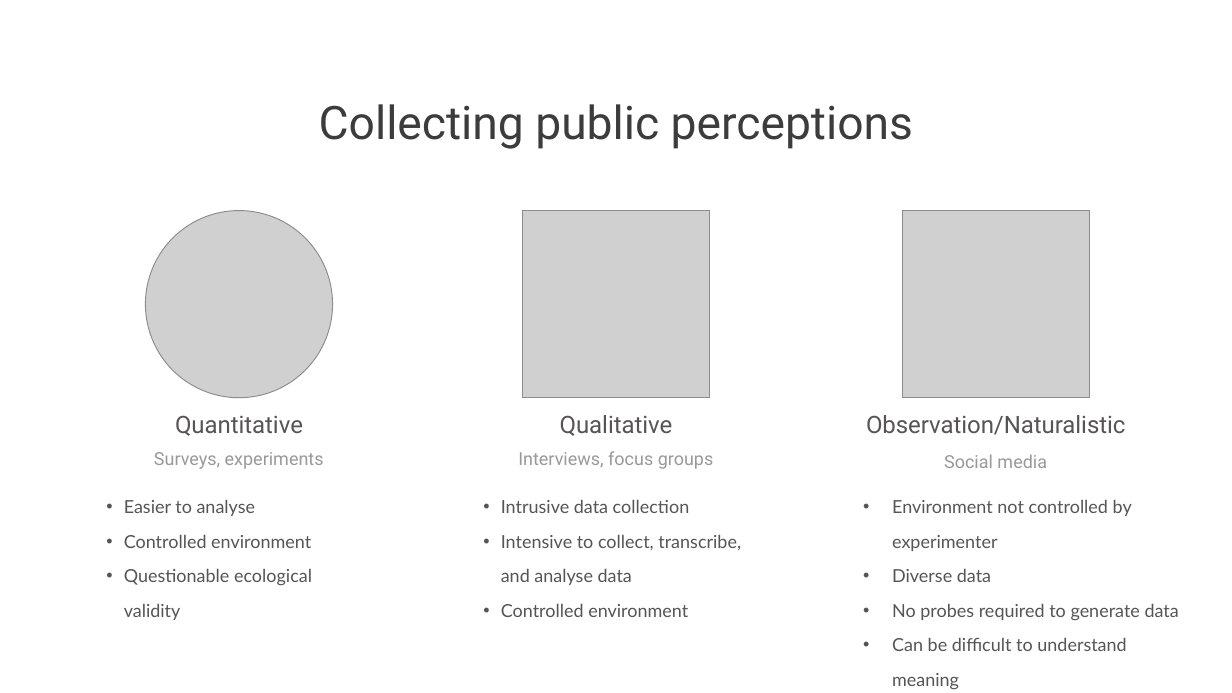
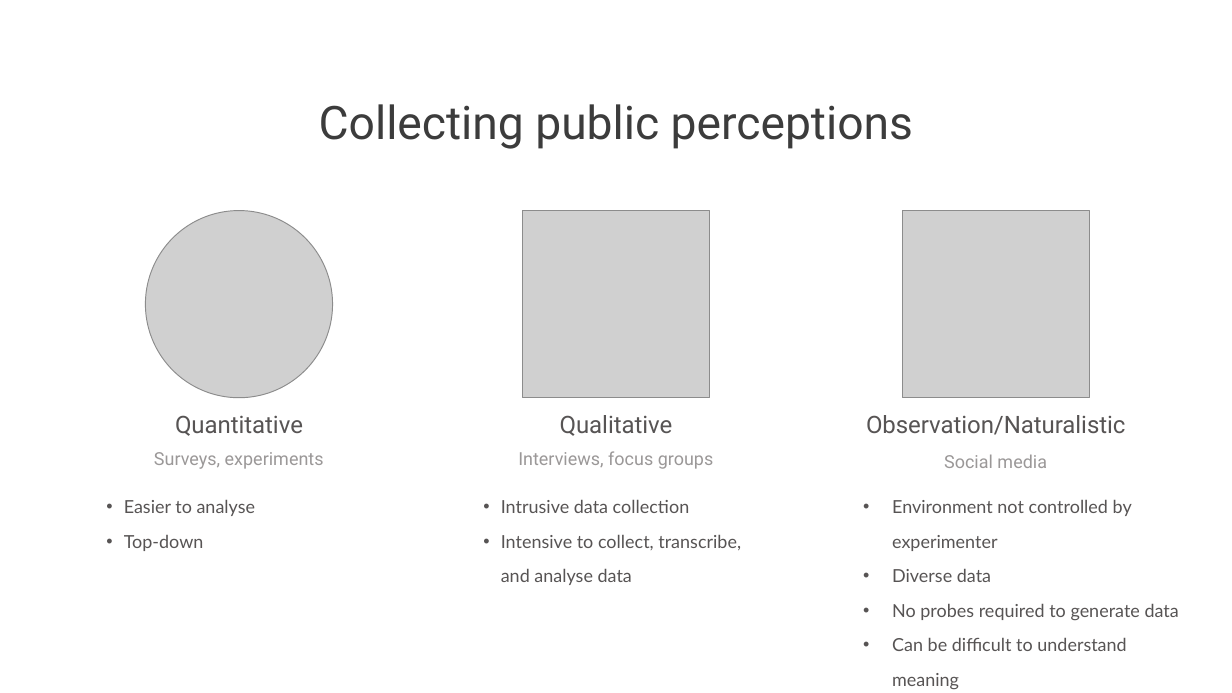
Before and after one commit to matt-lab/matt-lab.github.io, a slide deck: slide 6 of assets/presentations/data2019.pptx. Drawn at 1232x693 pixels with LibreOffice and Linux fonts; fonts in the diff are those of the drawing; grey boxes stand for pictures. Boxes give left, top, right and bottom in pixels: in the first picture for what was removed or moved away, otherwise in the second. Text is boxed around its words. In the diff, an @@ line names an element or a change of style, - is before the commit and + after.

```diff
--- a/assets/presentations/data2019.pptx
+++ b/assets/presentations/data2019.pptx
@@ text at [124, 535, 204, 551]: text changed @@
-• Controlled environment
-• Questionable ecological validity
+• Top-down
@@ text at [501, 603, 688, 617]: paragraph removed @@
-• Controlled environment
```
Also in this commit, not shown: 19 other slides changed, 1 slide added, 1 slide removed, 3 other files.
